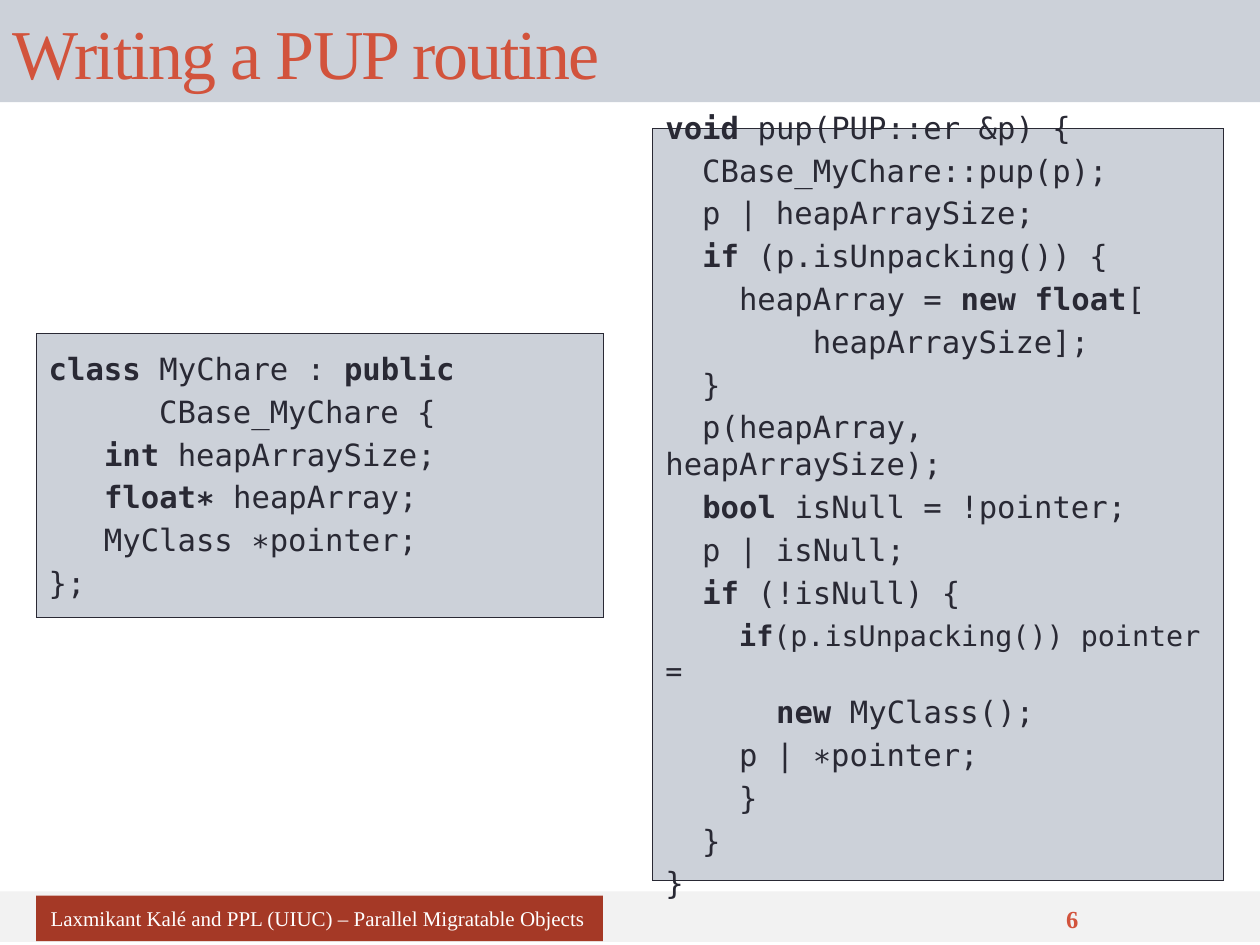
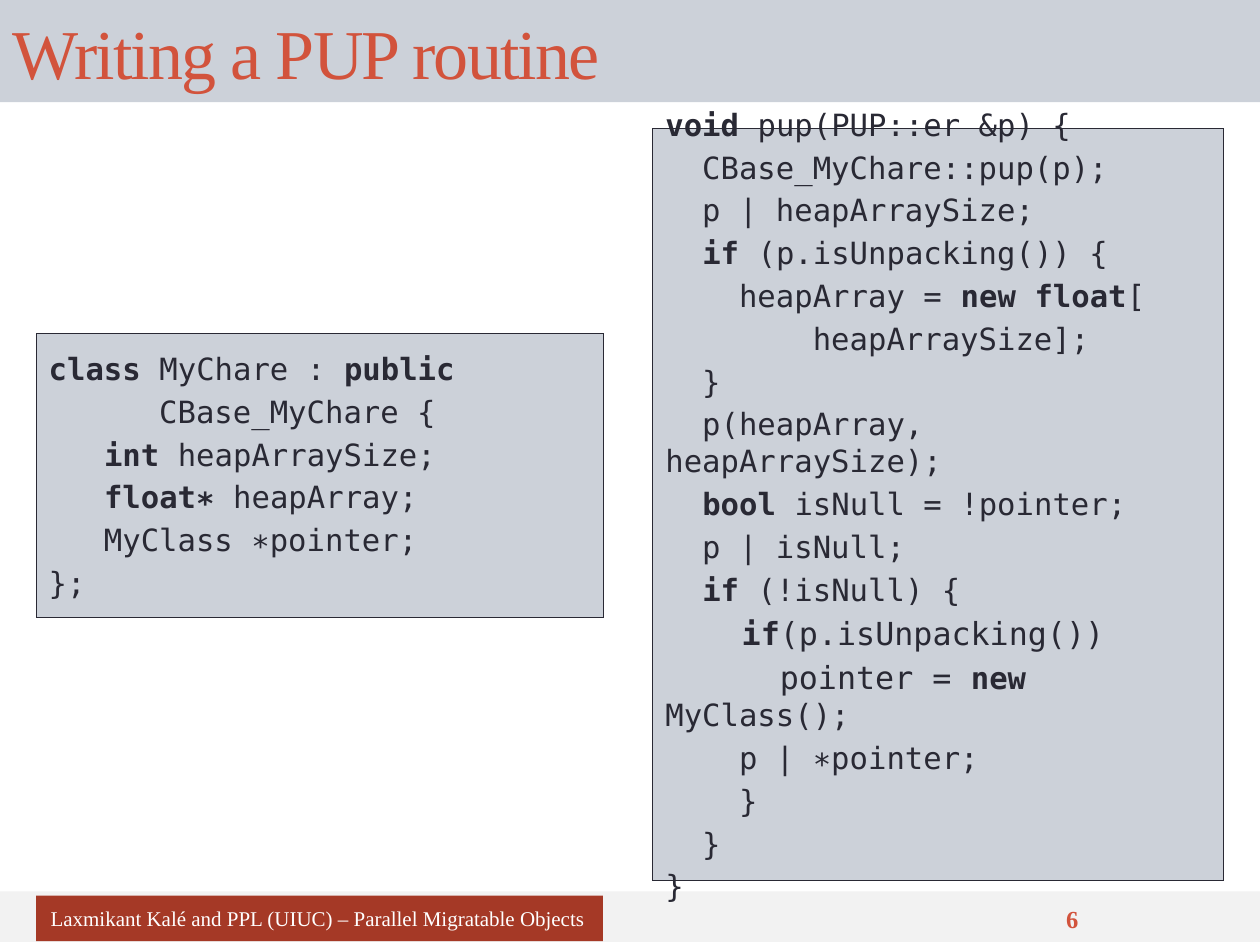
Before and after one commit to UIUC-PPL/charm_tutorial, a slide deck: slide 6 of tutorial-06-migratability.pptx. Drawn at 1260x945 pixels with LibreOffice and Linux fonts; fonts in the diff are those of the drawing. Boxes give left, top, right and bottom in pixels: in the first picture for what was removed or moved away, otherwise in the second. Text is boxed around its words. In the diff, an @@ line names an element or a change of style, - is before the commit and + after.

```diff
--- a/tutorial-06-migratability.pptx
+++ b/tutorial-06-migratability.pptx
@@ text at (665,619,1104,733): text changed; size 16.2 to 18.1 pt @@
-if(p.isUnpacking()) pointer =
-new MyClass();
+if(p.isUnpacking())
+pointer = new MyClass();
```
Also in this commit, not shown: 4 other files.
